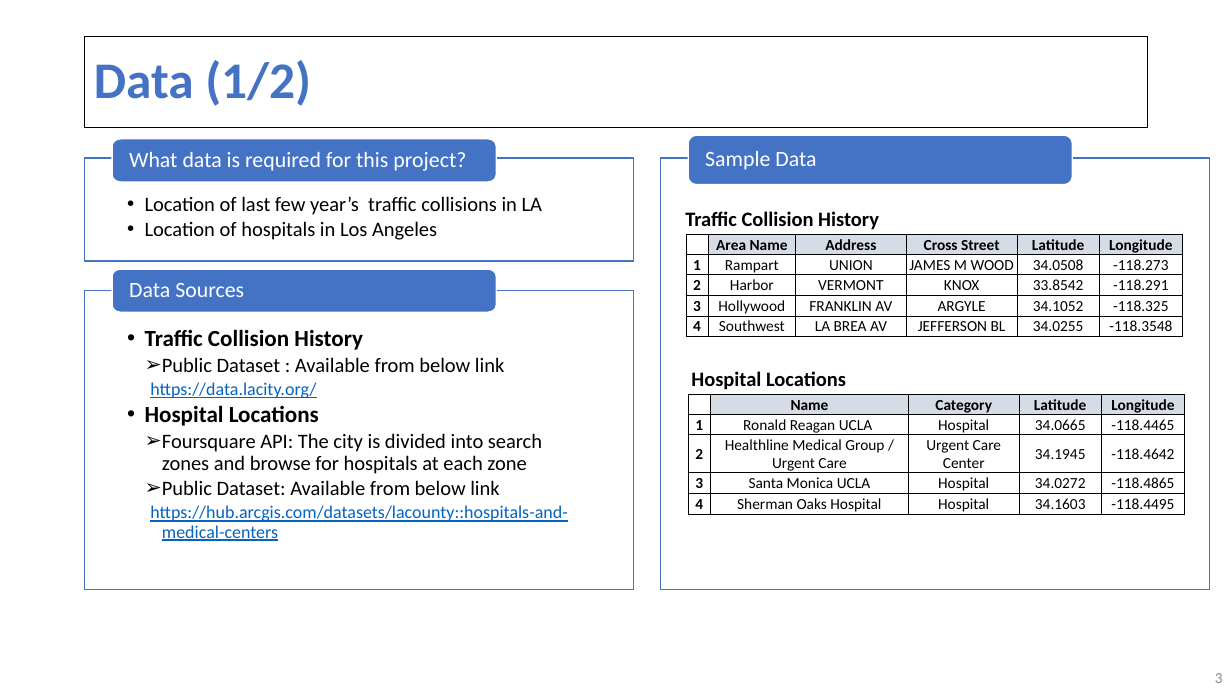
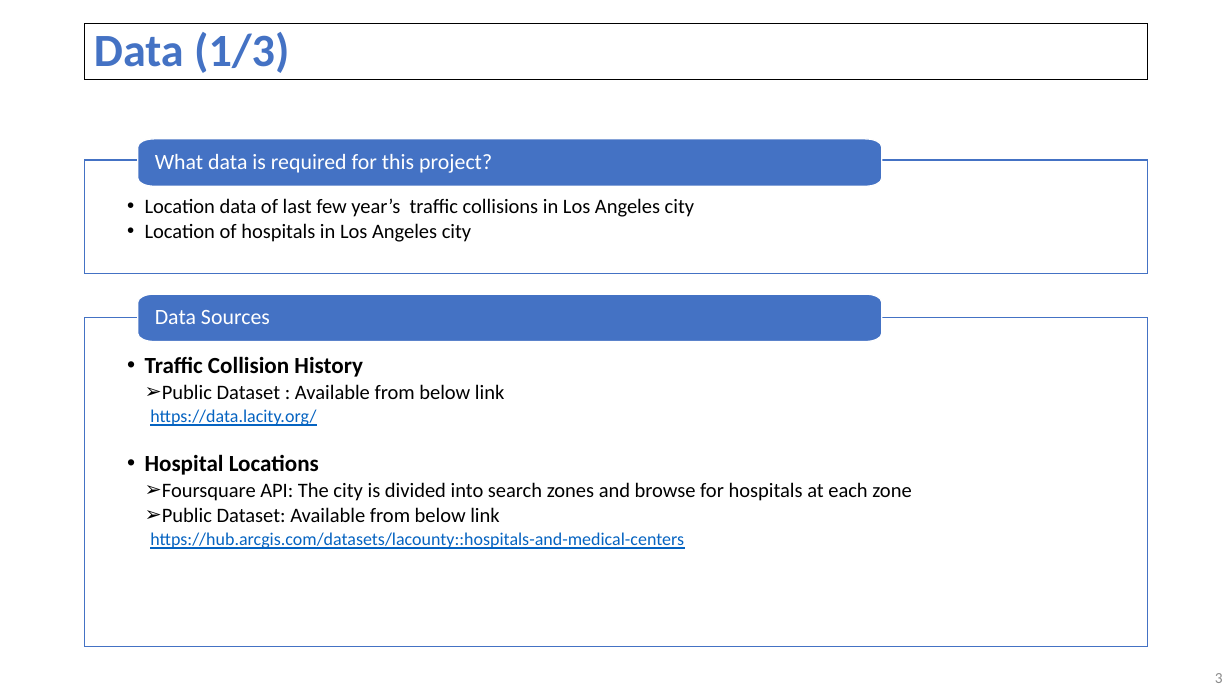
Before and after one commit to datageek7/Coursera_IBM_Capstone, a slide deck: slide 3 of Coursera IBM Capstone_Part 1.pptx. Drawn at 1232x693 pixels with LibreOffice and Linux fonts; fonts in the diff are those of the drawing. Boxes give left, top, right and bottom in pixels: in the first picture for what was removed or moved away, otherwise in the second. Text is boxed around its words. In the diff, an @@ line names an element or a change of style, - is before the commit and + after.

```diff
--- a/Coursera IBM Capstone_Part 1.pptx
+++ b/Coursera IBM Capstone_Part 1.pptx
@@ title "Data (1/3)": place and size @@
-title "Data (1/3)" at <box>85,37,1148,128</box>
+title "Data (1/3)" at <box>85,24,1148,79</box>
@@ title at <box>94,32,289,73</box>: text changed; size 40 to 36 pt @@
-Data (1/2)
+Data (1/3)
@@ freeform shape "What data is required for ...": place and size @@
-freeform shape "What data is required for ..." at <box>112,139,496,182</box>
+freeform shape "What data is required for ..." at <box>138,139,882,186</box>
@@ freeform shape removed at <box>689,135,1073,184</box> @@
-Sample Data
@@ freeform shape "Location data of last few ...": place and size @@
-freeform shape "Location data of last few ..." at <box>85,158,634,261</box>
+freeform shape "Location data of last few ..." at <box>85,160,1148,274</box>
@@ freeform shape removed at <box>661,158,1210,590</box> @@
@@ text in freeform shape at <box>145,198,694,242</box>: text changed @@
-  • Location of last few year’s traffic collisions in LA
-  • Location of hospitals in Los Angeles
+  • Location data of last few year’s traffic collisions in Los Angeles city
+  • Location of hospitals in Los Angeles city
@@ text removed at <box>685,211,879,230</box> @@
-Traffic Collision History
@@ table removed at <box>686,234,1182,336</box>, 5 rows, 6 columns @@
- | Area Name | Address | Cross Street | Latitude | Longitude
-1 | Rampart | UNION | JAMES M WOOD | 34.0508 | -118.273
-2 | Harbor | VERMONT | KNOX | 33.8542 | -118.291
-3 | Hollywood | FRANKLIN AV | ARGYLE | 34.1052 | -118.325
-4 | Southwest | LA BREA AV | JEFFERSON BL | 34.0255 | -118.3548
@@ freeform shape "Data Sources": place and size @@
-freeform shape "Data Sources" at <box>112,269,496,312</box>
+freeform shape "Data Sources" at <box>138,294,882,341</box>
@@ freeform shape "Traffic Collision History": place and size @@
-freeform shape "Traffic Collision History" at <box>85,291,634,590</box>
+freeform shape "Traffic Collision History" at <box>85,318,1148,647</box>
@@ text removed at <box>691,371,846,390</box> @@
-Hospital Locations
@@ table removed at <box>689,394,1185,516</box>, 5 rows, 5 columns @@
- | Name | Category | Latitude | Longitude
-1 | Ronald Reagan UCLA | Hospital | 34.0665 | -118.4465
-2 | Healthline Medical Group / Urgent Care | Urgent Care Center | 34.1945 | -118.4642
-3 | Santa Monica UCLA | Hospital | 34.0272 | -118.4865
-4 | Sherman Oaks Hospital | Hospital | 34.1603 | -118.4495
```
Also in this commit, not shown: 2 other slides changed, 1 slide added.
